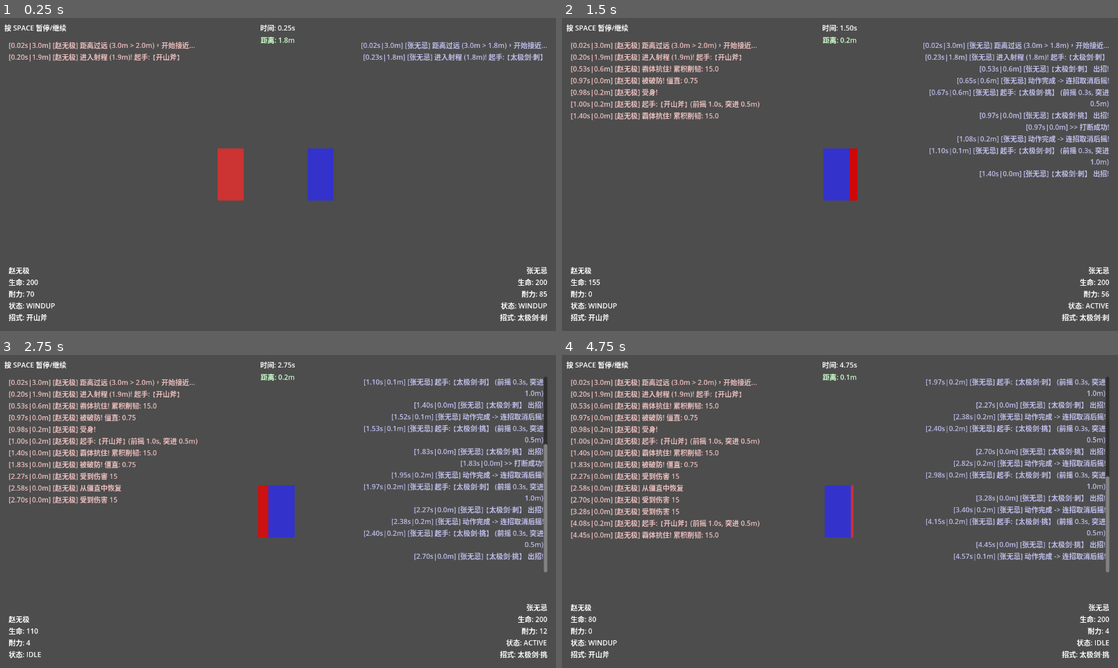
Above: before the commit, frames 1-4 (two rows, left to right).
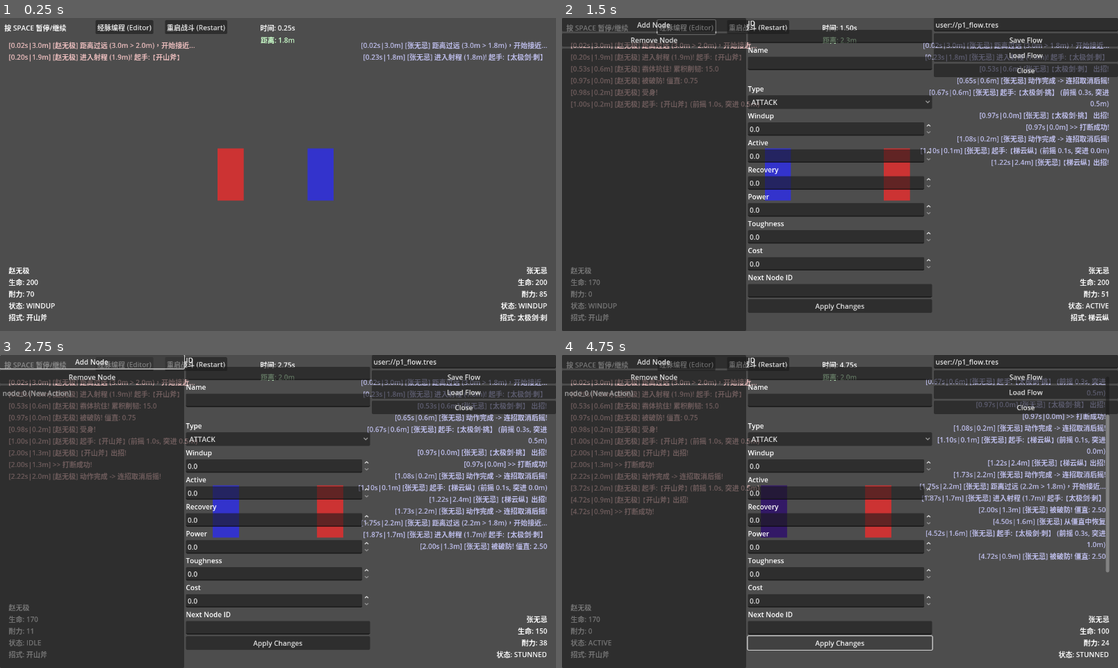
Above: after the commit, the same moments.

Repository: wushuangabao/chat-prj
Game: Godot game, scene res://scenes/Main.tscn
The game is run twice, just before and just after one commit, with the same random seed, the same clock (stepped at 60 frames per second) and the same inputs.
Inputs (mouse positions are in pixels of both pictures, inside the frame that each line leads up to):
- Up to frame 1 (0.25 s): no input
- Up to frame 2 (1.5 s): click (684, 27) at 0.5 s, where only the run after the commit has a clickable "经脉编程 (Editor)"; click (756, 27) at 1.25 s, where only the run after the commit has a clickable "重启战斗 (Restart)"
- Up to frame 3 (2.75 s): click (94, 361) at 2 s, where only the run after the commit has a clickable "Add Node"
- Up to frame 4 (4.75 s): click (656, 376) at 2.75 s, where only the run after the commit has a clickable "Remove Node"; click (840, 439) at 3.5 s, where only the run after the commit has a clickable "ATTACK"; click (840, 642) at 4.25 s, where only the run after the commit has a clickable "Apply Changes"

The runs differ from the first frame. In frame 1, 0.9% of the frame differs, in the area x 17-41%, y 0-6%; in frame 2, 56%; in frame 3, 59%, in the area x 0-100%, y 0-100%; in frame 4, 59%.

Commit message:
添加招式链编辑器
- 新增 MeridianFlow 资源类型用于管理动作节点；
- 创建 MeridianEditor 场景和脚本实现可视化编辑；
- 重构 Main.gd 使用资源文件存储战斗配置；
- 添加编辑器按钮和重启功能到HUD界面；
- 更新 ActionNode 改为继承 Resource 并支持导出属性。

Diff:
--- /dev/null
+++ b/DivineMechanism/scenes/MeridianEditor.tscn
@@ -0,0 +1,12 @@
+[gd_scene load_steps=2 format=3 uid="uid://meridian_editor_001"]
+
+[ext_resource type="Script" path="res://scripts/MeridianEditor.gd" id="1_script"]
+
+[node name="MeridianEditor" type="Control"]
+layout_mode = 3
+anchors_preset = 15
+anchor_right = 1.0
+anchor_bottom = 1.0
+grow_horizontal = 2
+grow_vertical = 2
+script = ExtResource("1_script")
--- a/DivineMechanism/scripts/ActionNode.gd
+++ b/DivineMechanism/scripts/ActionNode.gd
@@ -1,5 +1,5 @@
 class_name ActionNode
-extends RefCounted
+extends Resource
 
 enum Type {
 	ATTACK, # 攻击
@@ -8,22 +8,23 @@
 	WAIT    # 等待
 }
 
-var node_name: String
-var action_type: int
-var windup: float     # 前摇：受击易被打断
-var active: float     # 判定：伤害/效果生效窗口
-var recovery: float   # 后摇：动作结束后的硬直
-var power: float      # 威力/伤害
-var toughness: float  # 韧性/霸体值
-var cost: float       # 耐力消耗
-var atk_range: float  # 攻击距离
-var dash: float       # 突进距离 (在前摇期间)
-var knockback: float  # 击退距离
-var backdash: float   # 后撤距离 (闪避用)
+@export var id: String = ""
+@export var node_name: String
+@export var action_type: Type
+@export var windup: float     # 前摇：受击易被打断
+@export var active: float     # 判定：伤害/效果生效窗口
+@export var recovery: float   # 后摇：动作结束后的硬直
+@export var power: float      # 威力/伤害
+@export var toughness: float  # 韧性/霸体值
+@export var cost: float       # 耐力消耗
+@export var atk_range: float  # 攻击距离
+@export var dash: float       # 突进距离 (在前摇期间)
+@export var knockback: float  # 击退距离
+@export var backdash: float   # 后撤距离 (闪避用)
 
-var next_node_name: String = ""
+@export var next_node_name: String = ""
 
-func _init(p_name: String, p_type: int, p_windup:=0.3, p_active:=0.1, p_recovery:=0.5, \
+func _init(p_name: String = "", p_type: Type = Type.ATTACK, p_windup:=0.3, p_active:=0.1, p_recovery:=0.5, \
 		   p_power:=10.0, p_toughness:=0.0, p_cost:=10.0, p_atk_range:=1.0, \
 		   p_dash:=0.0, p_knockback:=0.5, p_backdash:=0.0):
 	node_name = p_name
--- a/DivineMechanism/scripts/Main.gd
+++ b/DivineMechanism/scripts/Main.gd
@@ -2,6 +2,8 @@
 
 var p1: Fighter
 var p2: Fighter
+var p1_flow: MeridianFlow
+var p2_flow: MeridianFlow
 
 func _ready():
 	# 创建战士
@@ -15,32 +17,13 @@
 	p2.position = Vector2(600, 400) # 3米距离 (300像素)
 	add_child(p2)
 
-	# 设置 P1 (赵无极 - 重剑流)
-	var p1_nodes = {}
-	# 前摇1.0s, 伤害50, 韧性25
-	var heavy_atk = ActionNode.new("开山斧", ActionNode.Type.ATTACK, 1.0, 0.2, 1.0, 50, 25.0, 30.0, 1.5, 0.5, 2.0)
-	heavy_atk.set_next("start")
-	p1_nodes["start"] = heavy_atk
-
-	p1.init("赵无极", 200, p1_nodes, "start")
-
-	# 设置 P2 (张无忌 - 敏捷流)
-	var p2_nodes = {}
-	# 快速连击
-	var light_atk1 = ActionNode.new("太极剑·刺", ActionNode.Type.ATTACK, 0.3, 0.1, 0.3, 15, 0.0, 15.0, 0.8, 1.0, 0.2)
-	var light_atk2 = ActionNode.new("太极剑·挑", ActionNode.Type.ATTACK, 0.3, 0.1, 0.3, 15, 0.0, 15.0, 0.8, 0.5, 0.2)
-	# 闪避 (后撤2.0m)
-	var dodge = ActionNode.new("梯云纵", ActionNode.Type.DODGE, 0.1, 0.5, 0.2, 0, 0.0, 20.0, 0, 0, 0, 2.0)
-
-	light_atk1.set_next("atk2")
-	light_atk2.set_next("dodge")
-	dodge.set_next("start")
-
-	p2_nodes["start"] = light_atk1
-	p2_nodes["atk2"] = light_atk2
-	#p2_nodes["dodge"] = dodge
-
-	p2.init("张无忌", 200, p2_nodes, "start")
+	# 设置 P1
+	p1_flow = _load_or_create_flow("p1_flow.tres", _create_default_p1_flow)
+	p1.init("赵无极", 200, p1_flow.get_nodes_as_dict(), p1_flow.starting_node_id)
+
+	# 设置 P2
+	p2_flow = _load_or_create_flow("p2_flow.tres", _create_default_p2_flow)
+	p2.init("张无忌", 200, p2_flow.get_nodes_as_dict(), p2_flow.starting_node_id)
 
 	# 建立链接
 	p1.set_enemy(p2)
@@ -87,6 +70,7 @@
 	hint.position = Vector2(10, 10)
 
 	var ui_layer = CanvasLayer.new()
+	ui_layer.name = "HUDLayer"
 	add_child(ui_layer)
 
 	# HUD Root
@@ -102,6 +86,8 @@
 	top_center_container.anchors_preset = Control.PRESET_TOP_WIDE
 	top_center_container.offset_top = 10
 	top_center_container.alignment = BoxContainer.ALIGNMENT_BEGIN
+	# 设置鼠标过滤器为 IGNORE，防止透明区域遮挡下层按钮
+	top_center_container.mouse_filter = Control.MOUSE_FILTER_IGNORE
 	hud_root.add_child(top_center_container)
 
 	time_label = Label.new()
@@ -112,6 +98,22 @@
 	distance_label.horizontal_alignment = HORIZONTAL_ALIGNMENT_CENTER
 	distance_label.modulate = Color(0.8, 1.0, 0.8) # 淡绿色
 	top_center_container.add_child(distance_label)
+
+	var editor_btn = Button.new()
+	editor_btn.text = "经脉编程 (Editor)"
+	# 将按钮移到顶部提示文字的右侧，避免遮挡日志
+	editor_btn.position = Vector2(220, 5)
+	# 确保在暂停模式下按钮仍然可以响应点击
+	editor_btn.process_mode = Node.PROCESS_MODE_ALWAYS
+	editor_btn.pressed.connect(_open_editor)
+	hud_root.add_child(editor_btn)
+
+	var restart_btn = Button.new()
+	restart_btn.text = "重启战斗 (Restart)"
+	restart_btn.position = Vector2(380, 5)
+	restart_btn.process_mode = Node.PROCESS_MODE_ALWAYS
+	restart_btn.pressed.connect(_on_restart_pressed)
+	hud_root.add_child(restart_btn)
 
 	# --- P1 日志 (左上) ---
 	# Scroll Container
@@ -239,3 +241,59 @@
 	elif p2.hp <= 0:
 		set_process(false)
 		print("赵无极 获胜!")
+
+func _on_restart_pressed():
+	print("正在重启战斗...")
+	get_tree().paused = false
+	get_tree().reload_current_scene()
+
+func _open_editor():
+	var editor_scene = load("res://scenes/MeridianEditor.tscn")
+	var editor = editor_scene.instantiate()
+	# 确保编辑器在暂停时也能运行
+	editor.process_mode = Node.PROCESS_MODE_ALWAYS
+	get_node("HUDLayer").add_child(editor)
+
+func _load_or_create_flow(filename: String, factory_func: Callable) -> MeridianFlow:
+	var path = "user://" + filename
+	if ResourceLoader.exists(path):
+		return ResourceLoader.load(path)
+	else:
+		var flow = factory_func.call()
+		ResourceSaver.save(flow, path)
+		return flow
+
+func _create_default_p1_flow() -> MeridianFlow:
+	var flow = MeridianFlow.new()
+	flow.flow_name = "赵无极 - 重剑流"
+	flow.starting_node_id = "start"
+
+	var heavy_atk = ActionNode.new("开山斧", ActionNode.Type.ATTACK, 1.0, 0.2, 1.0, 50, 25.0, 30.0, 1.5, 0.5, 2.0)
+	heavy_atk.id = "start"
+	heavy_atk.set_next("start")
+	flow.nodes.append(heavy_atk)
+
+	return flow
+
+func _create_default_p2_flow() -> MeridianFlow:
+	var flow = MeridianFlow.new()
+	flow.flow_name = "张无忌 - 敏捷流"
+	flow.starting_node_id = "start"
+
+	var light_atk1 = ActionNode.new("太极剑·刺", ActionNode.Type.ATTACK, 0.3, 0.1, 0.3, 15, 0.0, 15.0, 0.8, 1.0, 0.2)
+	light_atk1.id = "start"
+	light_atk1.set_next("atk2")
+
+	var light_atk2 = ActionNode.new("太极剑·挑", ActionNode.Type.ATTACK, 0.3, 0.1, 0.3, 15, 0.0, 15.0, 0.8, 0.5, 0.2)
+	light_atk2.id = "atk2"
+	light_atk2.set_next("dodge")
+
+	var dodge = ActionNode.new("梯云纵", ActionNode.Type.DODGE, 0.1, 0.5, 0.2, 0, 0.0, 20.0, 0, 0, 0, 2.0)
+	dodge.id = "dodge"
+	dodge.set_next("start")
+
+	flow.nodes.append(light_atk1)
+	flow.nodes.append(light_atk2)
+	flow.nodes.append(dodge)
+
+	return flow
--- /dev/null
+++ b/DivineMechanism/scripts/MeridianEditor.gd
@@ -0,0 +1,199 @@
+extends Control
+
+var current_flow: MeridianFlow
+var selected_node: ActionNode
+
+# UI Elements
+var node_list: ItemList
+var id_edit: LineEdit
+var name_edit: LineEdit
+var type_option: OptionButton
+var windup_spin: SpinBox
+var active_spin: SpinBox
+var recovery_spin: SpinBox
+var power_spin: SpinBox
+var toughness_spin: SpinBox
+var cost_spin: SpinBox
+var next_node_edit: LineEdit
+
+var filename_edit: LineEdit
+
+func _ready():
+	_setup_ui()
+	_create_new_flow()
+
+func _setup_ui():
+	var root = HBoxContainer.new()
+	root.set_anchors_preset(Control.PRESET_FULL_RECT)
+	add_child(root)
+
+	# --- Left Panel: Node List ---
+	var left_panel = VBoxContainer.new()
+	left_panel.size_flags_horizontal = Control.SIZE_EXPAND_FILL
+	root.add_child(left_panel)
+
+	var add_btn = Button.new()
+	add_btn.text = "Add Node"
+	add_btn.pressed.connect(_on_add_node)
+	left_panel.add_child(add_btn)
+
+	var remove_btn = Button.new()
+	remove_btn.text = "Remove Node"
+	remove_btn.pressed.connect(_on_remove_node)
+	left_panel.add_child(remove_btn)
+
+	node_list = ItemList.new()
+	node_list.size_flags_vertical = Control.SIZE_EXPAND_FILL
+	node_list.item_selected.connect(_on_node_selected)
+	left_panel.add_child(node_list)
+
+	# --- Middle Panel: Inspector ---
+	var mid_panel = VBoxContainer.new()
+	mid_panel.size_flags_horizontal = Control.SIZE_EXPAND_FILL
+	root.add_child(mid_panel)
+
+	id_edit = _create_field(mid_panel, "ID")
+	name_edit = _create_field(mid_panel, "Name")
+
+	mid_panel.add_child(Label.new()) # Spacer
+	var type_label = Label.new()
+	type_label.text = "Type"
+	mid_panel.add_child(type_label)
+	type_option = OptionButton.new()
+	type_option.add_item("ATTACK", ActionNode.Type.ATTACK)
+	type_option.add_item("DEFEND", ActionNode.Type.DEFEND)
+	type_option.add_item("DODGE", ActionNode.Type.DODGE)
+	type_option.add_item("WAIT", ActionNode.Type.WAIT)
+	type_option.item_selected.connect(_on_data_changed_dummy)
+	mid_panel.add_child(type_option)
+
+	windup_spin = _create_spin(mid_panel, "Windup")
+	active_spin = _create_spin(mid_panel, "Active")
+	recovery_spin = _create_spin(mid_panel, "Recovery")
+	power_spin = _create_spin(mid_panel, "Power", 1000)
+	toughness_spin = _create_spin(mid_panel, "Toughness", 1000)
+	cost_spin = _create_spin(mid_panel, "Cost", 1000)
+
+	next_node_edit = _create_field(mid_panel, "Next Node ID")
+
+	var apply_btn = Button.new()
+	apply_btn.text = "Apply Changes"
+	apply_btn.pressed.connect(_save_node_data)
+	mid_panel.add_child(apply_btn)
+
+	# --- Right Panel: File Ops ---
+	var right_panel = VBoxContainer.new()
+	right_panel.size_flags_horizontal = Control.SIZE_EXPAND_FILL
+	root.add_child(right_panel)
+
+	filename_edit = LineEdit.new()
+	filename_edit.text = "user://p1_flow.tres"
+	right_panel.add_child(filename_edit)
+
+	var save_btn = Button.new()
+	save_btn.text = "Save Flow"
+	save_btn.pressed.connect(_on_save_flow)
+	right_panel.add_child(save_btn)
+
+	var load_btn = Button.new()
+	load_btn.text = "Load Flow"
+	load_btn.pressed.connect(_on_load_flow)
+	right_panel.add_child(load_btn)
+
+	var close_btn = Button.new()
+	close_btn.text = "Close"
+	close_btn.pressed.connect(func(): visible = false)
+	right_panel.add_child(close_btn)
+
+func _create_field(parent, label_text) -> LineEdit:
+	var lbl = Label.new()
+	lbl.text = label_text
+	parent.add_child(lbl)
+	var edit = LineEdit.new()
+	parent.add_child(edit)
+	return edit
+
+func _create_spin(parent, label_text, max_val=10.0) -> SpinBox:
+	var lbl = Label.new()
+	lbl.text = label_text
+	parent.add_child(lbl)
+	var spin = SpinBox.new()
+	spin.step = 0.1
+	spin.max_value = max_val
+	parent.add_child(spin)
+	return spin
+
+func _create_new_flow():
+	current_flow = MeridianFlow.new()
+	_refresh_list()
+
+func _refresh_list():
+	node_list.clear()
+	for i in range(current_flow.nodes.size()):
+		var n = current_flow.nodes[i]
+		var txt = n.id if n.id != "" else "[Unnamed]"
+		node_list.add_item(txt + " (" + n.node_name + ")")
+
+func _on_add_node():
+	var n = ActionNode.new()
+	n.id = "node_" + str(current_flow.nodes.size())
+	n.node_name = "New Action"
+	current_flow.nodes.append(n)
+	_refresh_list()
+
+func _on_remove_node():
+	if node_list.is_anything_selected():
+		var idx = node_list.get_selected_items()[0]
+		current_flow.nodes.remove_at(idx)
+		_refresh_list()
+		selected_node = null
+
+func _on_node_selected(idx):
+	selected_node = current_flow.nodes[idx]
+	_load_node_to_ui(selected_node)
+
+func _load_node_to_ui(n: ActionNode):
+	id_edit.text = n.id
+	name_edit.text = n.node_name
+	type_option.selected = n.action_type
+	windup_spin.value = n.windup
+	active_spin.value = n.active
+	recovery_spin.value = n.recovery
+	power_spin.value = n.power
+	toughness_spin.value = n.toughness
+	cost_spin.value = n.cost
+	next_node_edit.text = n.next_node_name
+
+func _save_node_data():
+	if selected_node:
+		selected_node.id = id_edit.text
+		selected_node.node_name = name_edit.text
+		selected_node.action_type = type_option.selected
+		selected_node.windup = windup_spin.value
+		selected_node.active = active_spin.value
+		selected_node.recovery = recovery_spin.value
+		selected_node.power = power_spin.value
+		selected_node.toughness = toughness_spin.value
+		selected_node.cost = cost_spin.value
+		selected_node.next_node_name = next_node_edit.text
+		_refresh_list()
+
+func _on_data_changed_dummy(val):
+	pass
+
+func _on_save_flow():
+	var path = filename_edit.text
+	var err = ResourceSaver.save(current_flow, path)
+	if err == OK:
+		print("Saved to " + path)
+	else:
+		print("Error saving: " + str(err))
+
+func _on_load_flow():
+	var path = filename_edit.text
+	if ResourceLoader.exists(path):
+		current_flow = ResourceLoader.load(path)
+		_refresh_list()
+		print("Loaded from " + path)
+	else:
+		print("File not found: " + path)
--- /dev/null
+++ b/DivineMechanism/scripts/MeridianFlow.gd
@@ -0,0 +1,13 @@
+class_name MeridianFlow
+extends Resource
+
+@export var flow_name: String = "New Flow"
+@export var starting_node_id: String = "start"
+@export var nodes: Array[ActionNode] = []
+
+func get_nodes_as_dict() -> Dictionary:
+	var dict = {}
+	for node in nodes:
+		if node.id != "":
+			dict[node.id] = node
+	return dict
Not shown, added: DivineMechanism/scripts/MeridianEditor.gd.uid
Not shown, added: DivineMechanism/scripts/MeridianFlow.gd.uid
Not shown, changed: .gitignore
